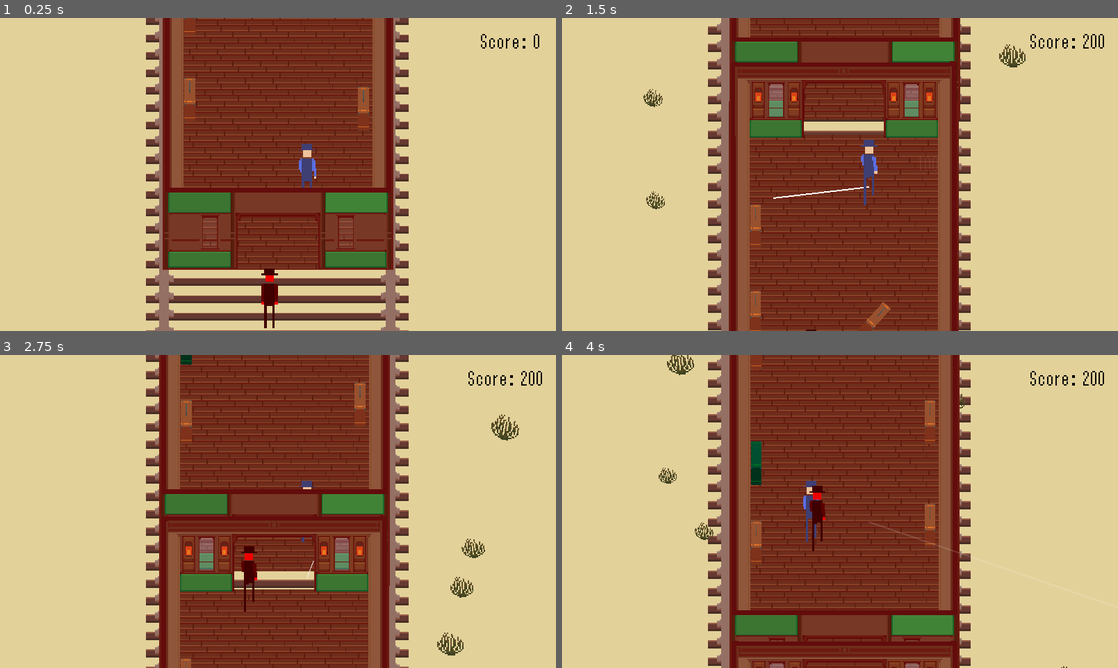
Above: before the commit, frames 1-4 (two rows, left to right).
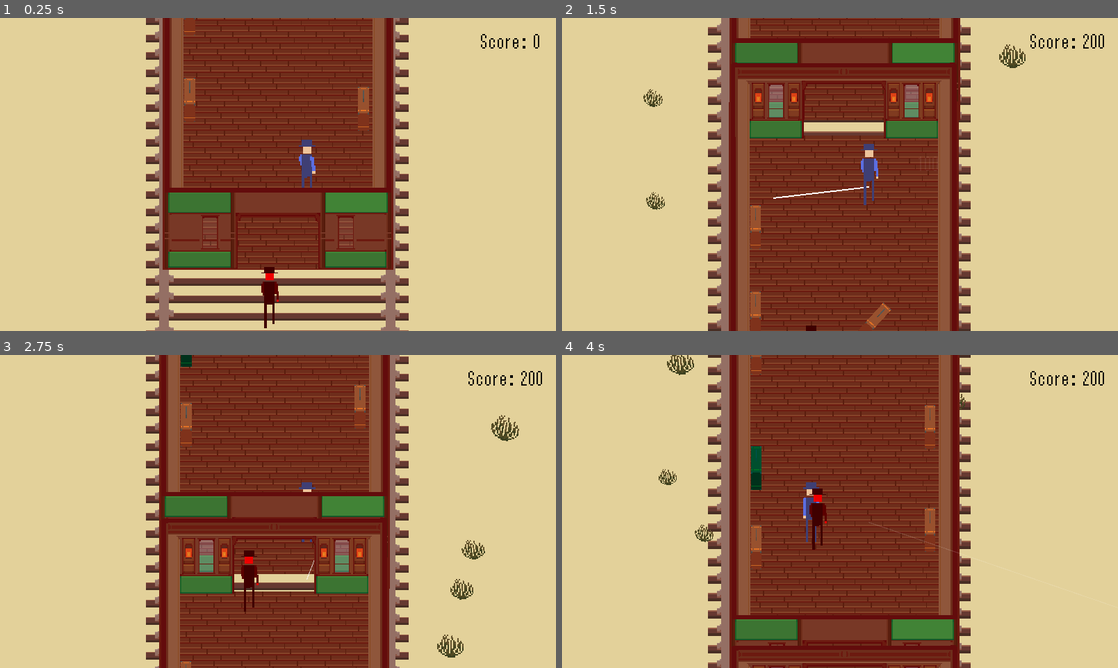
Above: after the commit, the same moments.

Repository: lajollagamesclub/week-139-followers
Game: Godot game, scene res://Main.tscn
The game is run twice, just before and just after one commit, with the same random seed, the same clock (stepped at 60 frames per second) and the same inputs.
Inputs (mouse positions are in pixels of both pictures, inside the frame that each line leads up to):
- Up to frame 1 (0.25 s): no input
- Up to frame 2 (1.5 s): tap Enter at 0.5 s; move the mouse to (962, 158) at 0.52 s; press the mouse at (962, 158) at 0.53 s; hold D (g_right) 0.53-1.28 s; move the mouse to (728, 190) at 1.27 s; release the mouse at (728, 190) at 1.28 s; hold Space (g_takedown) from 1.28 s (still down); click (728, 190) at 1.35 s
- Up to frame 3 (2.75 s): move the mouse to (333, 442) at 2.02 s; release Space (g_takedown) at 2.03 s; press the mouse at (333, 442) at 2.03 s; hold D (g_right) from 2.03 s (still down)
- Up to frame 4 (4 s): move the mouse to (812, 574) at 2.77 s; release the mouse at (812, 574) at 2.78 s; click (812, 574) at 2.85 s; move the mouse to (1006, 558) at 3.52 s; release D (g_right) at 3.53 s; press the mouse at (1006, 558) at 3.53 s; hold A (g_left) from 3.53 s (still down)

The runs differ from the first frame. In frame 1, 0.2% of the frame differs, in the area x 47-57%, y 38-100%; in frame 2, 5.2%; in frame 3, 6.4%; in frame 4, 11%, in the area x 17-91%, y 0-100%.

Commit message:
Add difficulty increasing over time

Diff:
--- a/src/Car.gd
+++ b/src/Car.gd
@@ -19,7 +19,7 @@
 func _ready():
 	randomize()
 	time += rand_range(0.0, 200.0)
-	health = randi()%3 + 1
+	health = randi()%3 + 1 + int(GameState.g_time)/25
 	$SpatialGun.excluding.append(self)
 	$SpatialGun.target_group = "player"
 
--- a/src/GameState.gd
+++ b/src/GameState.gd
@@ -6,10 +6,15 @@
 
 var caught := false
 var score := 0
+var g_time := 0.0
+
+func _process(delta):
+	g_time += delta
 
 func reset(): # set default parameters
 	caught = false
 	score = 0
+	g_time = 0.0
 	player_state.reset()
 
 func caught():
--- a/src/Main.tscn
+++ b/src/Main.tscn
@@ -98,7 +98,7 @@
 [node name="AnimatedSprite" type="AnimatedSprite" parent="Player"]
 scale = Vector2( 2, 2 )
 frames = SubResource( 3 )
-frame = 2
+frame = 3
 playing = true
 
 [node name="Pursuer" type="Area2D" parent="." groups=[
@@ -119,7 +119,7 @@
 modulate = Color( 1, 0, 0, 1 )
 scale = Vector2( 2, 2 )
 frames = SubResource( 3 )
-frame = 1
+frame = 2
 playing = true
 
 [node name="CarManager" type="Node2D" parent="."]
--- a/src/Player.gd
+++ b/src/Player.gd
@@ -50,6 +50,8 @@
 
 func _physics_process(delta):
 	var movement_offset: Vector2 = Vector2()
+	if not GameState.caught:
+		player_state.target_speed = 700.0 + GameState.g_time*5.0
 
 #	if player_state.cur_traincar != null:
 #		movement_offset = player_state.cur_traincar.movement_offset
